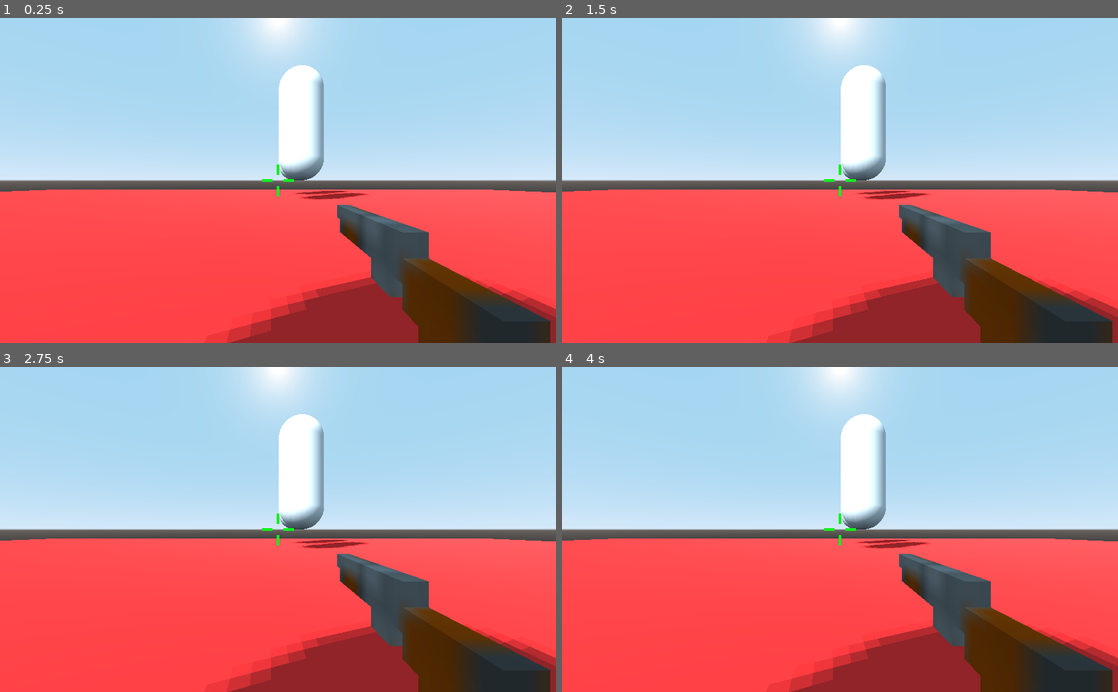
Above: before the commit, frames 1-4 (two rows, left to right).
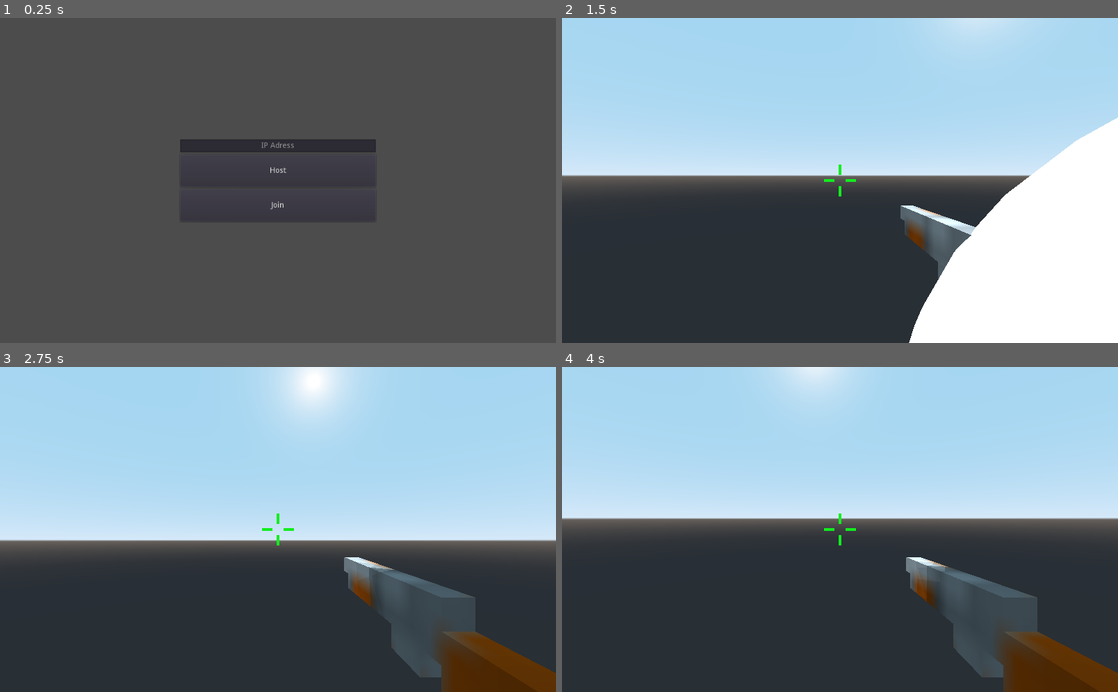
Above: after the commit, the same moments.

Repository: Joakimt04/Mannen-Offensive
Game: Godot game, scene res://Scenes/Testing/networkingtest.tscn
The game is run twice, just before and just after one commit, with the same random seed, the same clock (stepped at 60 frames per second) and the same inputs. Before the commit the project starts from res://Scenes/other/World.tscn.
Inputs (mouse positions are in pixels of both pictures, inside the frame that each line leads up to):
- Up to frame 1 (0.25 s): no input
- Up to frame 2 (1.5 s): tap Enter at 0.5 s; move the mouse to (867, 180) at 0.52 s; press the mouse at (867, 180) at 0.53 s; hold W (move_forward) from 0.53 s (still down); tap Space (jump) at 0.77 s; move the mouse to (812, 180) at 1.27 s; release the mouse at (812, 180) at 1.28 s; click (812, 180) at 1.35 s
- Up to frame 3 (2.75 s): keep holding W (move_forward); tap Space (jump) at 1.52 s; move the mouse to (289, 523) at 2.02 s; press the mouse at (289, 523) at 2.03 s
- Up to frame 4 (4 s): keep holding W (move_forward); move the mouse to (834, 536) at 2.77 s; release the mouse at (834, 536) at 2.78 s; click (834, 536) at 2.85 s; tap Space (jump) at 3.02, 3.77 s; move the mouse to (878, 532) at 3.52 s; press the mouse at (878, 532) at 3.53 s

The runs differ from the first frame. In frame 1, 96% of the frame differs, in the area x 0-100%, y 0-100%; in frame 2, 55%; in frame 3, 52%; in frame 4, 54%.

Commit message:
Death is possible

Diff:
--- a/Scripts/Player/Player.gd
+++ b/Scripts/Player/Player.gd
@@ -1,6 +1,7 @@
 extends KinematicBody
 
 var damage = 10
+var health = 100
 
 var speed = 7
 const ACCEL_DEFAULT = 7
@@ -30,10 +31,14 @@
 onready var raycast = $Head/Camera/RayCast
 onready var network_tick_rate = $NetworkTickRate
 onready var movementTween = $MovementTween
+onready var body = $MeshInstance
+onready var collision = $CollisionShape
+onready var foot = $Foot
 
 func _ready():
 	Input.set_mouse_mode(Input.MOUSE_MODE_CAPTURED)
-
+	add_to_group("kontraterrorist")
+	add_to_group("terrorist")
 	#networking
 	camera.current = is_network_master()
 
@@ -50,7 +55,7 @@
 			if not anim_player.is_playing():
 				if raycast.is_colliding(): #Kollar om personen kollar på något
 					var target = raycast.get_collider()
-					if target.is_in_group("Enemy"): #Kollar om man kollar på en fiende
+					if target.is_in_group("terrorist"): #Kollar om man kollar på en fiende
 						target.health -= damage
 			anim_player.play("AssaultFire")
 		else:
@@ -67,8 +72,13 @@
 		camera.set_as_toplevel(false)
 		camera.global_transform = head.global_transform
 
+	if health <= 0:
+		body.visible = false
+		collision.disabled = true
+		foot.disabled = true
+
+
 func _physics_process(delta):
-
 	if is_network_master():
 		fire()
 		if Input.is_action_just_pressed("ui_cancel"):
--- a/project.godot
+++ b/project.godot
@@ -15,7 +15,7 @@
 [application]
 
 config/name="Mannen Offensive"
-run/main_scene="res://Scenes/other/World.tscn"
+run/main_scene="res://Scenes/Testing/networkingtest.tscn"
 config/icon="res://icon.png"
 
 [autoload]
